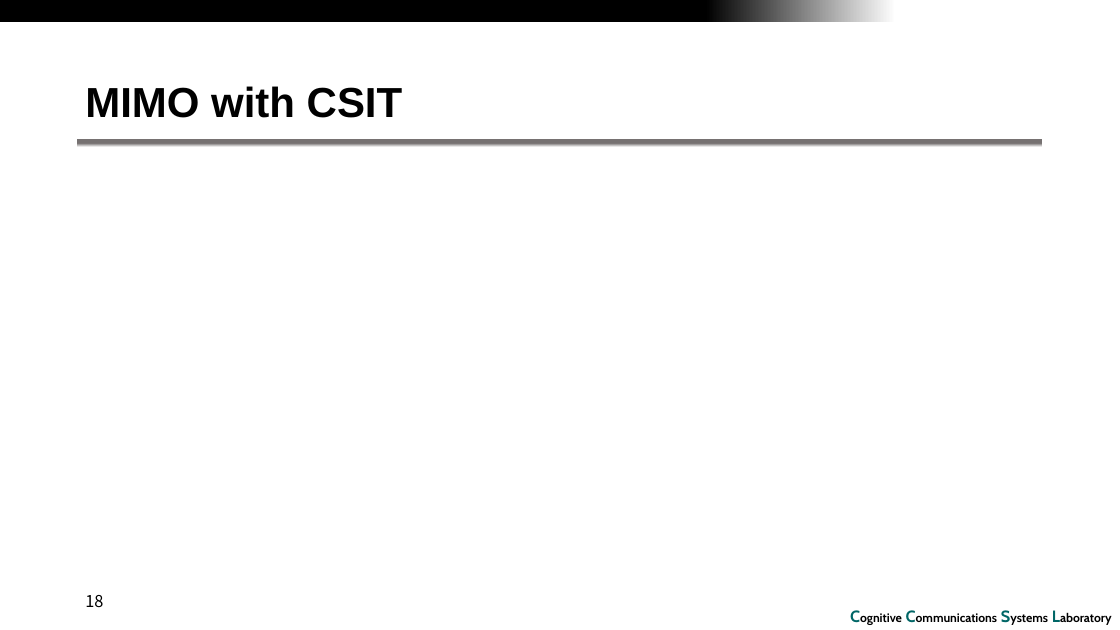
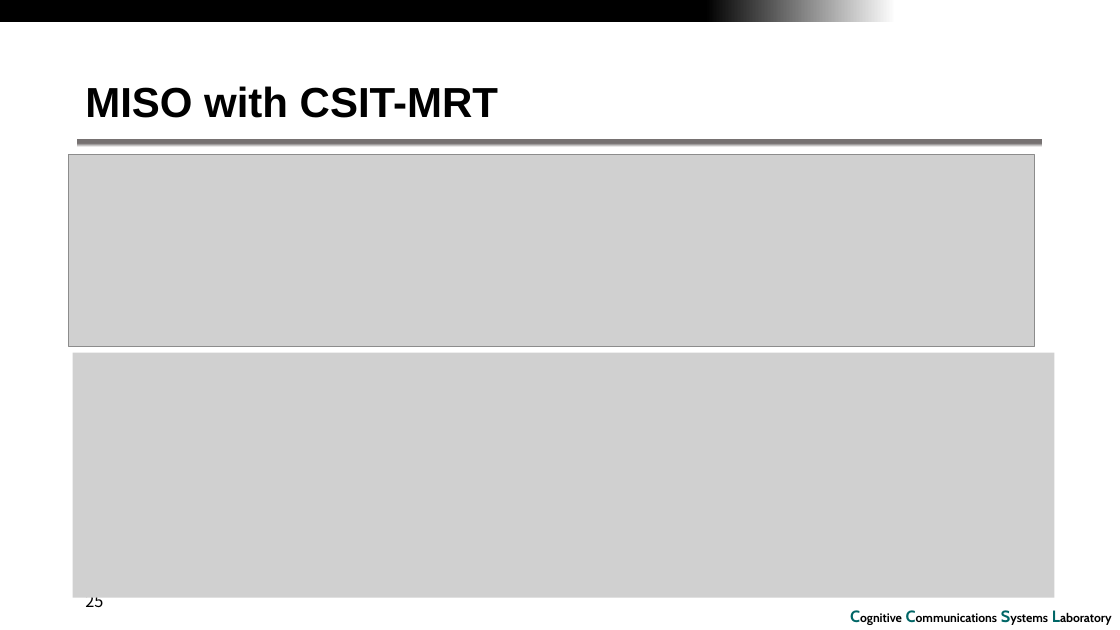
Before and after one commit to RefatHanbat/Presentation-of-SDM, a slide deck: slide 25 of assignment-5.pptx (slide 18 before the commit). Drawn at 1120x630 pixels with LibreOffice and Linux fonts; fonts in the diff are those of the drawing; grey boxes stand for pictures; background and template pictures are left out. Boxes give left, top, right and bottom in pixels: in the first picture for what was removed or moved away, otherwise in the second. Text is boxed around its words. In the diff, an @@ line names an element or a change of style, - is before the commit and + after.

```diff
--- a/assignment-5.pptx
+++ b/assignment-5.pptx
@@ title at bbox=[85, 86, 498, 118]: text changed @@
-MIMO with CSIT
+MISO with CSIT-MRT
@@ picture added at bbox=[69, 155, 1035, 346] @@
@@ picture added at bbox=[72, 353, 1054, 598] @@
@@ page number at bbox=[85, 597, 103, 612]: text changed @@
-18
+25
```
Also in this commit, not shown: 15 other slides changed, 34 slides added, 3 slides removed, 5 other files.
